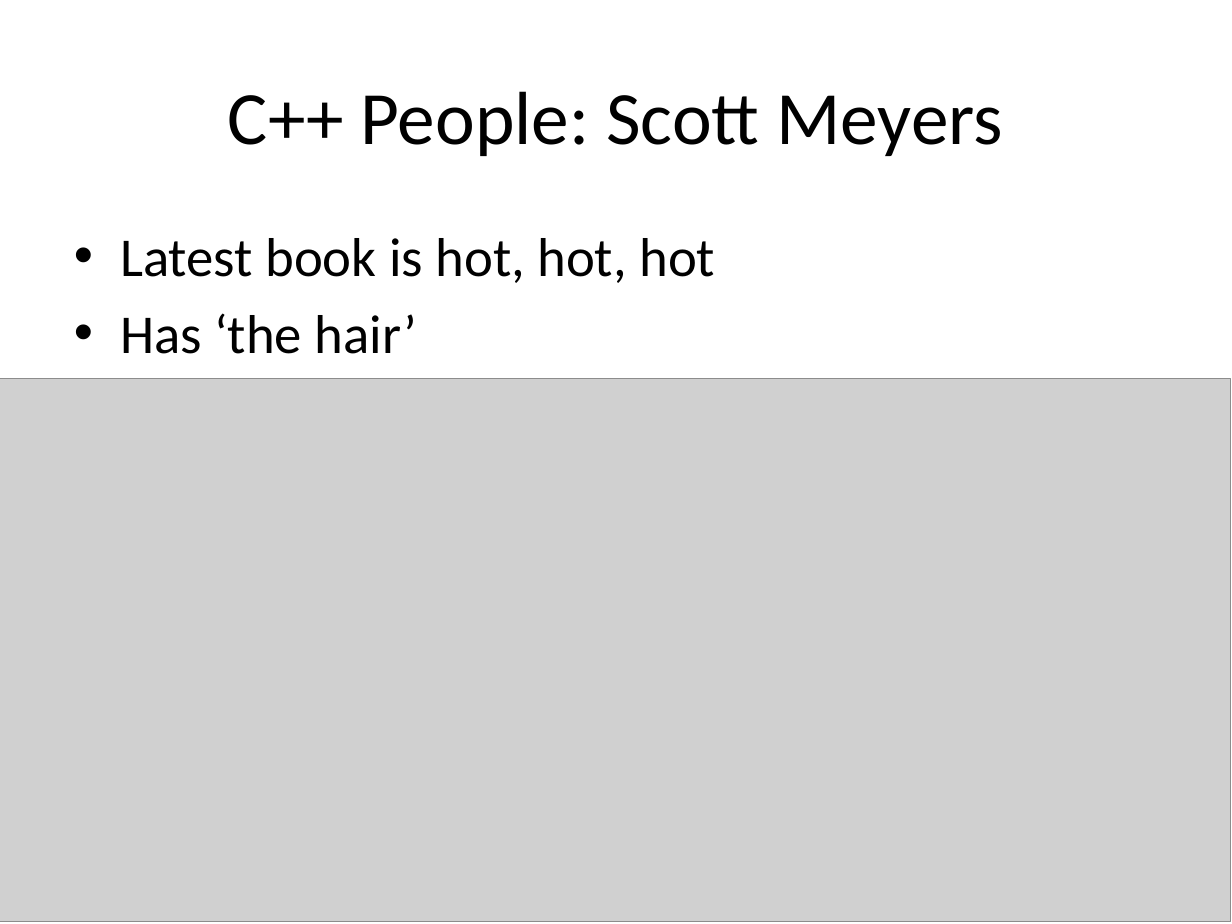
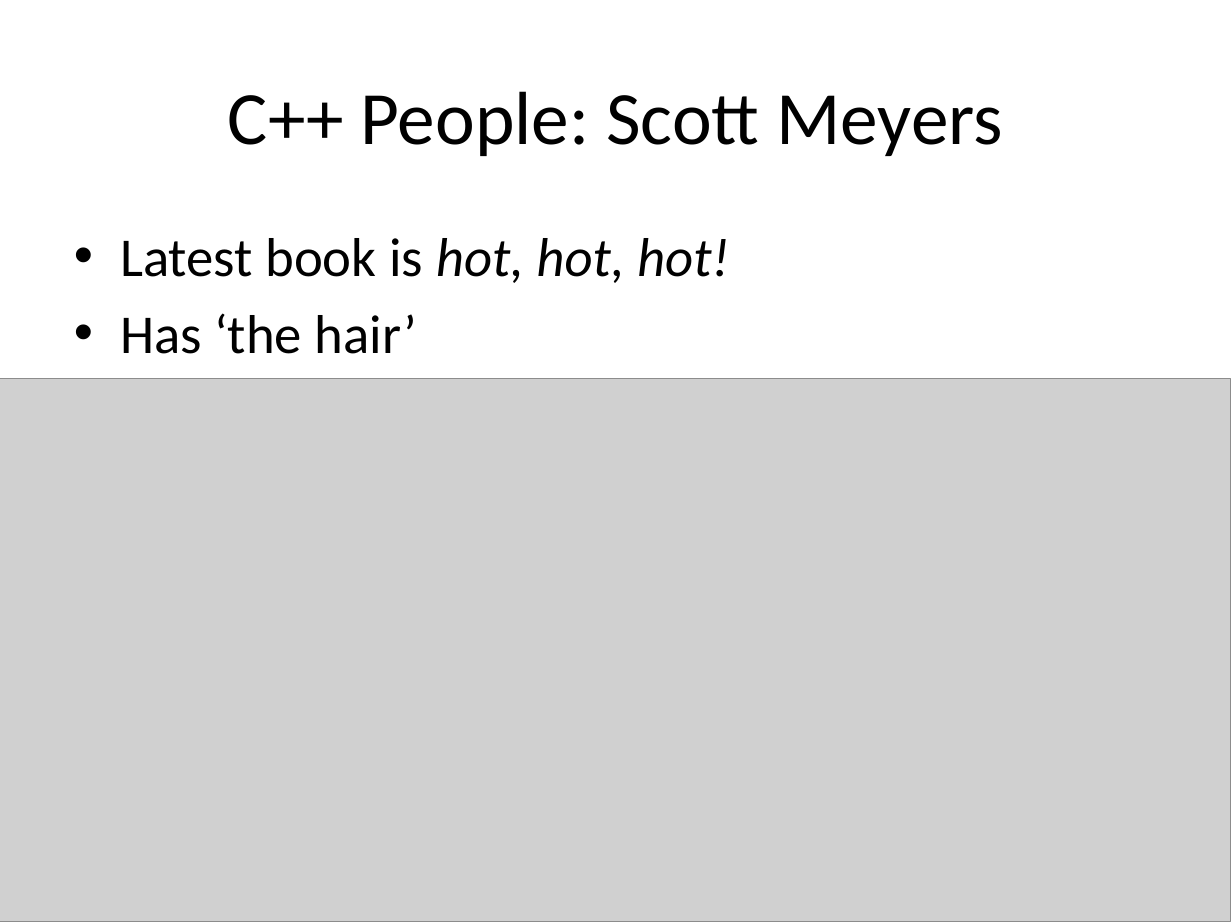
Before and after one commit to fellmad/FunWithCpp11, a slide deck: slide 13 of doc/Fun_with_C++11.pptx (slide 11 before the commit). Drawn at 1232x924 pixels with LibreOffice and Linux fonts; fonts in the diff are those of the drawing; grey boxes stand for pictures. Boxes give left, top, right and bottom in pixels: in the first picture for what was removed or moved away, otherwise in the second. Text is boxed around its words. In the diff, an @@ line names an element or a change of style, - is before the commit and + after.

```diff
--- a/doc/Fun_with_C++11.pptx
+++ b/doc/Fun_with_C++11.pptx
@@ text at [120,238,729,283]: text changed @@
-• Latest book is hot, hot, hot
+• Latest book is hot, hot, hot!
```
Also in this commit, not shown: 2 other slides changed, 2 slides added.
